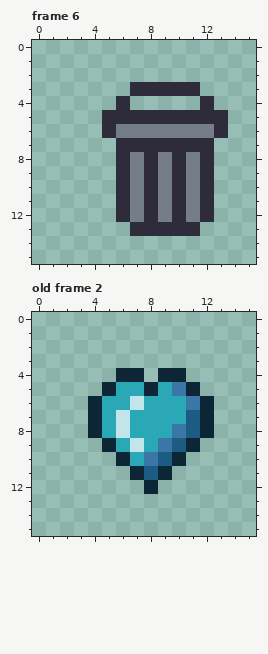
A pixel-art file gets an edit: Project Games/Project Mini Farm Simulator/Aseprite/FarmTile_Status_Icons.aseprite. Above is the file before it was changed.
32x32 pixels, 6 frames. Shown: frame 6, old frame 2. The old version is drawn lined up with the new one, on the new canvas. The commit also changed other frames, which this record leaves out.
The result:
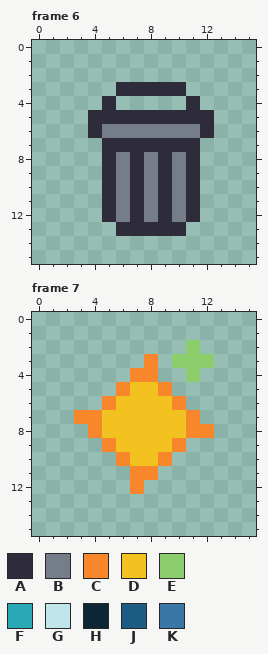
Palette (. is transparent): A #2e2c3b  B #747d88  C #f7872a  D #f3c220  E #8cce6c  F #2ba8b5  G #c1e5ea  H #0c2636  J #1c5c83  K #3b77a6
A new or re-ordered frame is compared with the old frame closest to it.
What changed:
canvas 32x32 -> 16x16, the old top-left corner now at -7,-8 (the part of the old canvas that was cut away was empty and is not shown)
frames 6 -> 7
--- frame 6
@@ x 0..15 @@
  2 ................
- 3 .......AAAAA....
- 4 ......A.....A...
- 5 .....AAAAAAAAA..
- 6 .....ABBBBBBBA..
- 7 ......AAAAAAA...
- 8 ......ABABABA...
- 9 ......ABABABA...
-10 ......ABABABA...
-11 ......ABABABA...
-12 ......ABABABA...
-13 .......AAAAA....
+ 3 ......AAAAA.....
+ 4 .....A.....A....
+ 5 ....AAAAAAAAA...
+ 6 ....ABBBBBBBA...
+ 7 .....AAAAAAA....
+ 8 .....ABABABA....
+ 9 .....ABABABA....
+10 .....ABABABA....
+11 .....ABABABA....
+12 .....ABABABA....
+13 ......AAAAA.....
 14 ................
--- frame 7 is new; against old frame 2
@@ x 0..15 @@
  1 ................
- 2 ................
- 3 ................
- 4 ......HH.HH.....
- 5 .....HFFHFKH....
- 6 ....HFFGFFFKH...
- 7 ....HFGFFFFJH...
- 8 ....HFGFFFKJH...
- 9 .....HFGFKJH....
-10 ......HFKJH.....
-11 .......HJH......
-12 ........H.......
+ 2 ...........E....
+ 3 ........C.EEE...
+ 4 .......CC..E....
+ 5 ......CDDC......
+ 6 .....CDDDDC.....
+ 7 ...CCDDDDDDC....
+ 8 ....CDDDDDDCC...
+ 9 .....CDDDDC.....
+10 ......CDDC......
+11 .......CC.......
+12 .......C........
 13 ................
Where, in picture pixels (left, top, right, bottom), the same in both pictures:
changed: (88, 82, 228, 236)
changed: (74, 340, 214, 494)
